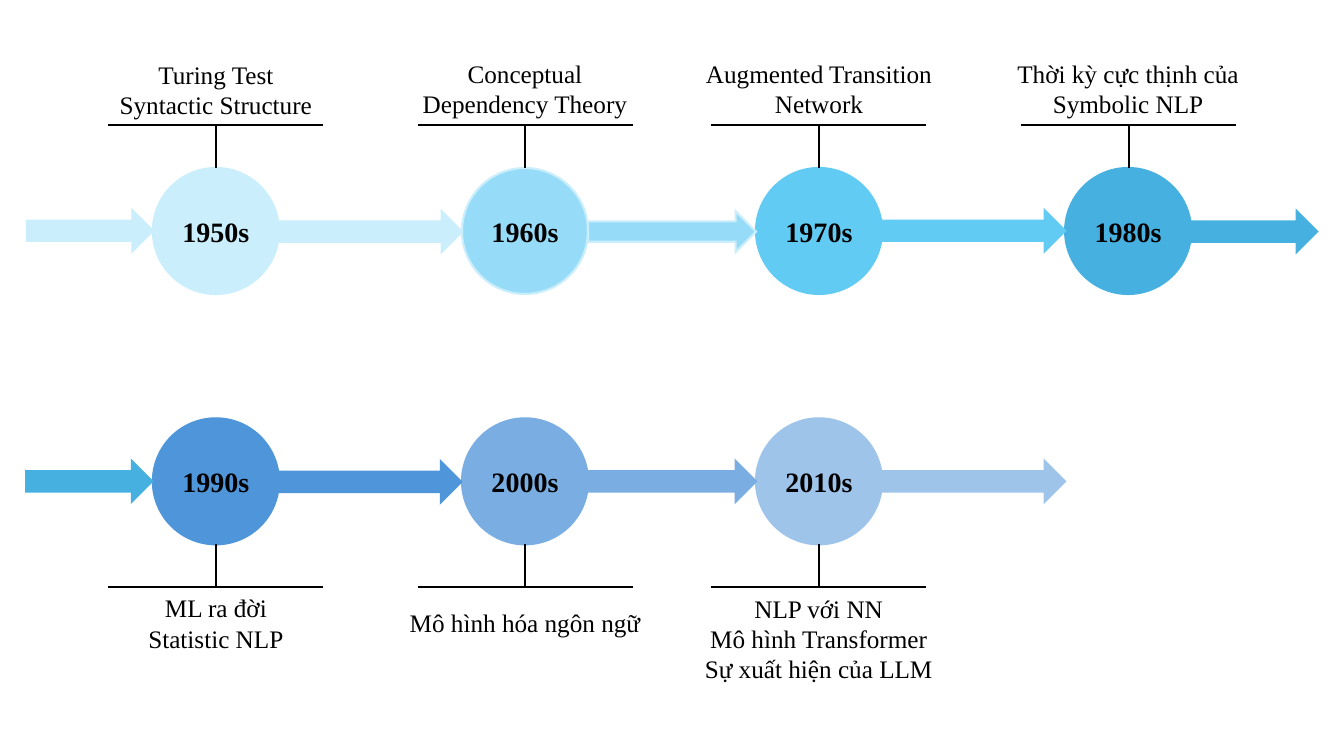
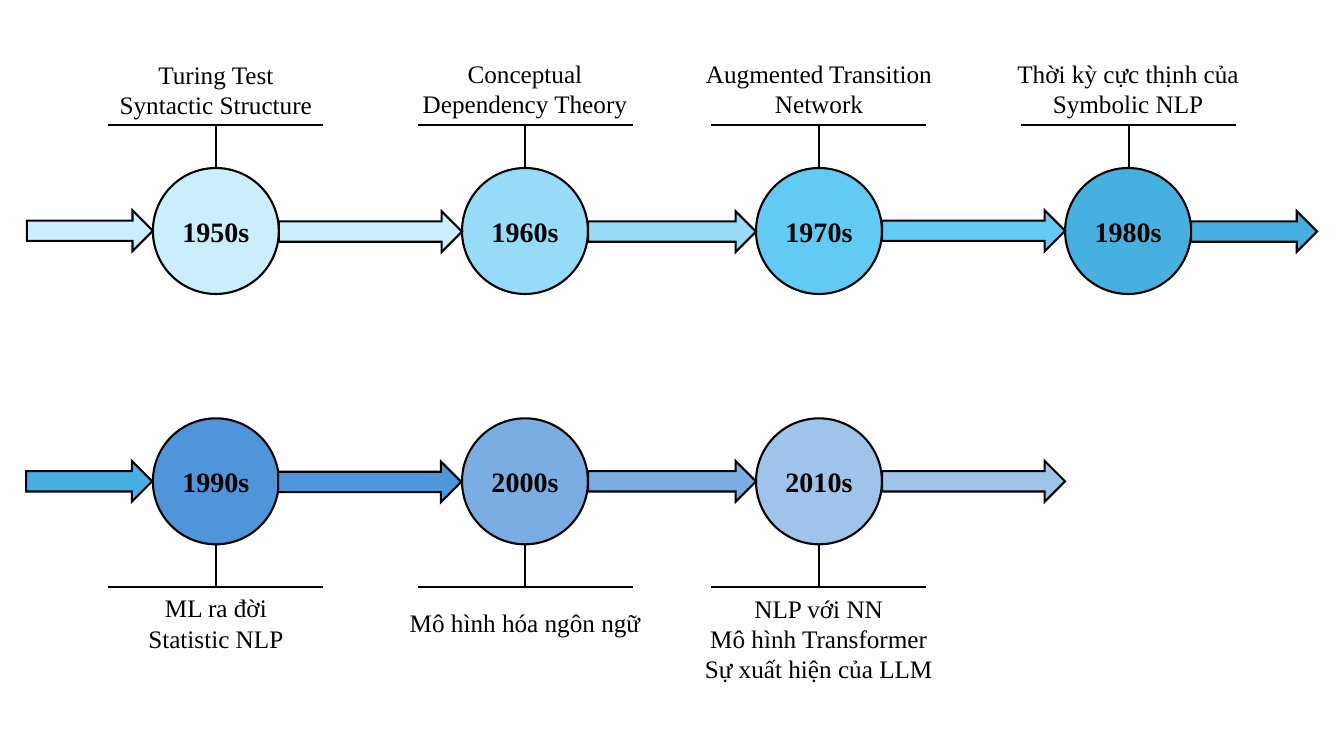
Before and after one commit to ngovanuc/Vietnamese_History_Chatbot, a slide deck: slide 3 of documents/hinh_ve_trong_cao_cao_do_an.pptx. Drawn at 1344x756 pixels with LibreOffice and Linux fonts; fonts in the diff are those of the drawing. Boxes give left, top, right and bottom in pixels: in the first picture for what was removed or moved away, otherwise in the second. Text is boxed around its words. In the diff, an @@ line names an element or a change of style, - is before the commit and + after.

```diff
--- a/documents/hinh_ve_trong_cao_cao_do_an.pptx
+++ b/documents/hinh_ve_trong_cao_cao_do_an.pptx
@@ ellipse "1970s" at (756, 168, 882, 294): outline #61CBF4 1.5 pt to #000000 1.5 pt @@
@@ outline #CAEEFB 1.5 pt to #000000 1.5 pt in 5 elements at (153, 168, 279, 294), (462, 168, 588, 294), (279, 212, 463, 252), (588, 212, 756, 252), (27, 211, 153, 251) @@
@@ right arrow at (882, 211, 1066, 251): outline #61CBF4 1.5 pt to #000000 1.5 pt @@
@@ ellipse "1990s" at (153, 418, 279, 544): outline #4E95D9 1.5 pt to #000000 1.5 pt @@
@@ ellipse "2000s" at (462, 418, 588, 544): outline #7AAEE2 1.5 pt to #000000 1.5 pt @@
@@ ellipse "2010s" at (756, 418, 882, 544): outline #9EC4EA 1.5 pt to #000000 1.5 pt @@
@@ outline #46B1E1 1.5 pt to #000000 1.5 pt in 3 elements at (1066, 168, 1192, 294), (1192, 212, 1318, 252), (26, 461, 152, 501) @@
@@ right arrow at (278, 462, 462, 502): outline #4E95D9 1.5 pt to #000000 1.5 pt @@
@@ right arrow at (588, 461, 756, 501): outline #7AAEE2 1.5 pt to #000000 1.5 pt @@
@@ right arrow at (882, 461, 1066, 501): outline #9EC4EA 1.5 pt to #000000 1.5 pt @@
```
Also in this commit, not shown: 3 other slides changed, 6 slides added, 1 other file.
